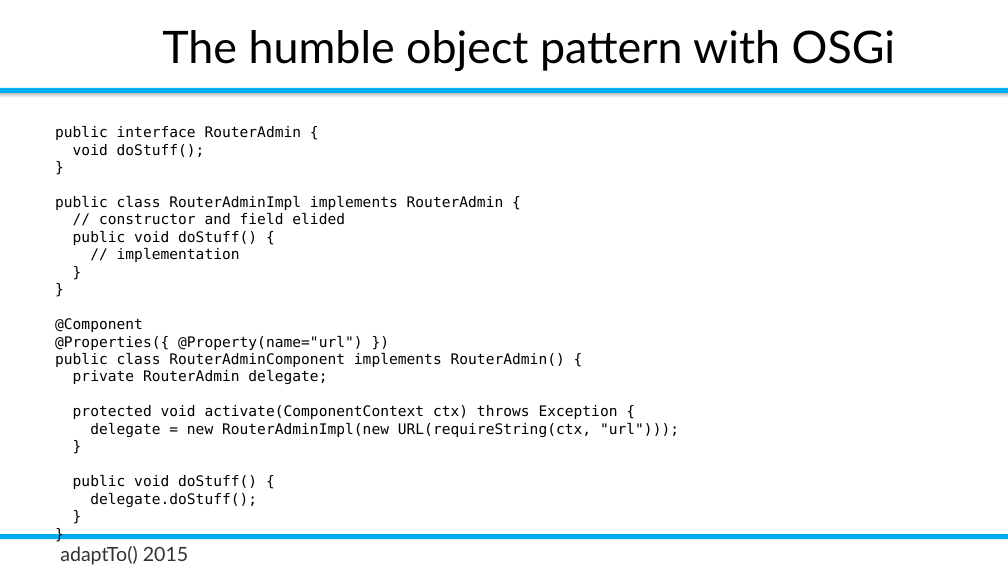
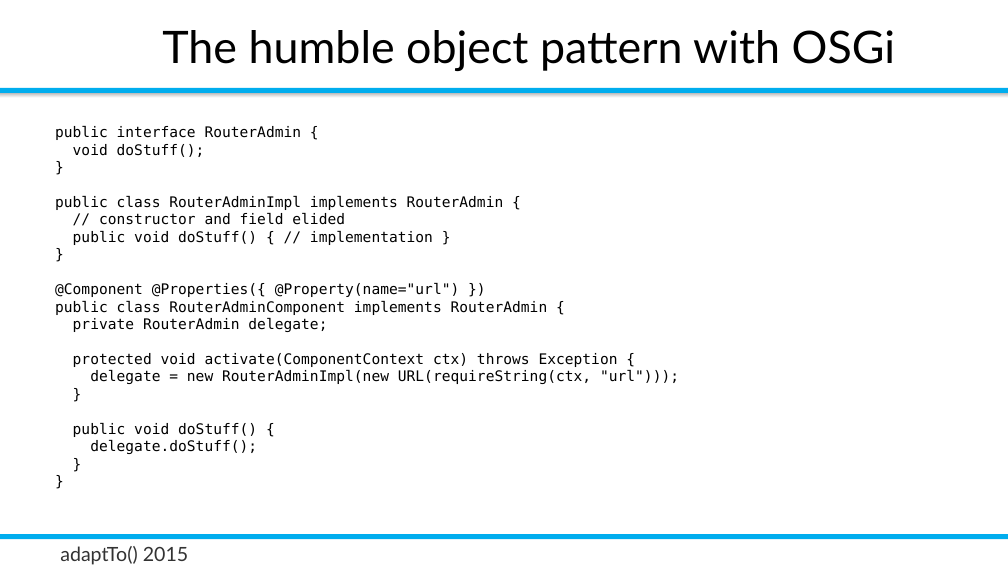
Before and after one commit to rombert/talks, a slide deck: slide 23 of adaptTo2015/How_Do_I_Test_My_Sling_Application-Robert_Munteanu.odp (slide 25 before the commit). Drawn at 1008x567 pixels with LibreOffice and Linux fonts; fonts in the diff are those of the drawing; background and template pictures are left out. Boxes give left, top, right and bottom in pixels: in the first picture for what was removed or moved away, otherwise in the second. Text is boxed around its words. In the diff, an @@ line names an element or a change of style, - is before the commit and + after.

```diff
--- a/adaptTo2015/How_Do_I_Test_My_Sling_Application-Robert_Munteanu.odp
+++ b/adaptTo2015/How_Do_I_Test_My_Sling_Application-Robert_Munteanu.odp
@@ text at box(55, 126, 679, 454): text changed @@
-public interface RouterAdmin {
-void doStuff();
-}
-public class RouterAdminImpl implements RouterAdmin {
-// constructor and field elided
-public void doStuff() {
-// implementation
-}
-}
-@Component
-@Properties({ @Property(name="url") })
-public class RouterAdminComponent implements RouterAdmin() {
-private RouterAdmin delegate;
-protected void activate(ComponentContext ctx) throws Exception {
-delegate = new RouterAdminImpl(new URL(requireString(ctx, "url")));
-}
-public void doStuff() {
-delegate.doStuff();
-}
-}
-See Humble Object at xUnit patterns for more details.
+public interface RouterAdmin {
+void doStuff();
+}
+public class RouterAdminImpl implements RouterAdmin {
+// constructor and field elided
+public void doStuff() { // implementation }
+}
+@Component @Properties({ @Property(name="url") })
+public class RouterAdminComponent implements RouterAdmin {
+private RouterAdmin delegate;
+protected void activate(ComponentContext ctx) throws Exception {
+delegate = new RouterAdminImpl(new URL(requireString(ctx, "url")));
+}
+public void doStuff() {
+delegate.doStuff();
+}
+}
```
Also in this commit, not shown: 12 other slides changed, 15 slides added, 5 slides removed, 7 other files.
